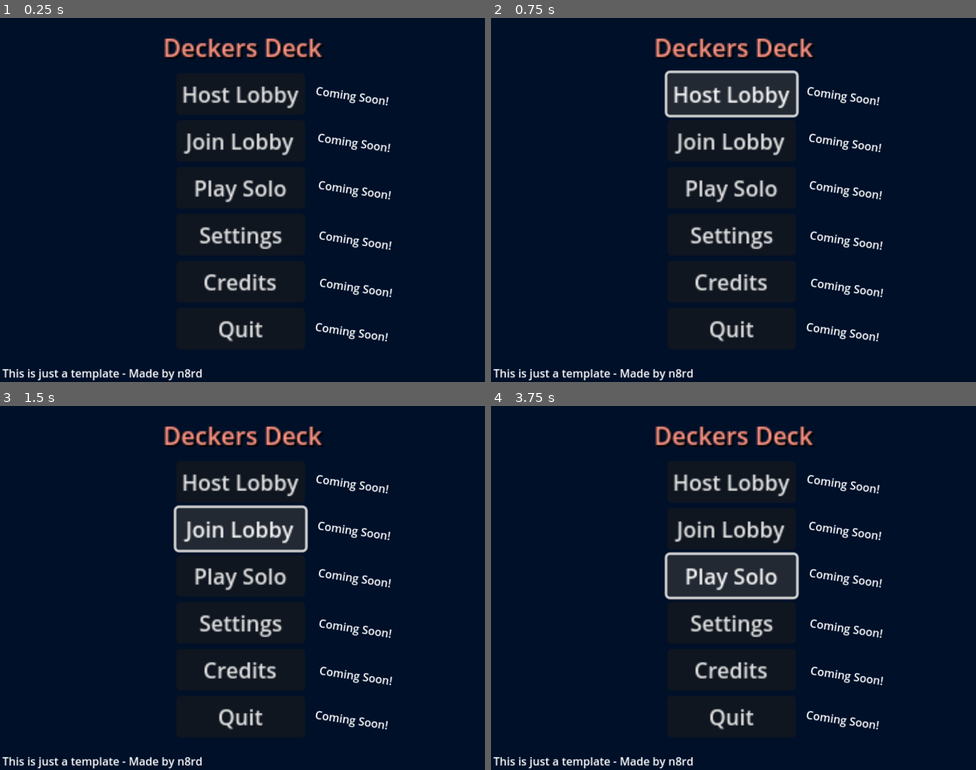
Above: before the commit, frames 1-4 (two rows, left to right).
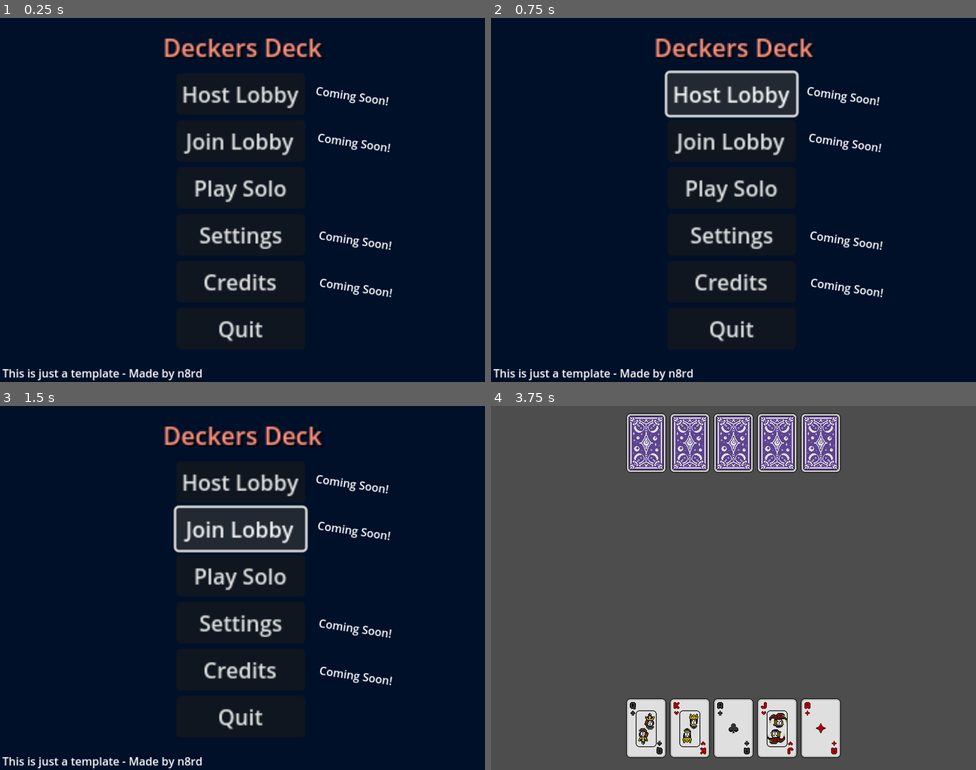
Above: after the commit, the same moments.

Repository: n8rdcontent/deckersdeck
Game: Godot game, scene res://scenes/MainMenu.tscn
Two runs of this game, one before a commit and one after it. Both use one fixed random seed, a clock stepped at 60 frames per second and the inputs below.
Inputs:
- Up to frame 1 (0.25 s): no input
- Up to frame 2 (0.75 s): click "Host Lobby" at 0.5 s
- Up to frame 3 (1.5 s): click "Join Lobby" at 1.25 s
- Up to frame 4 (3.75 s): click "Settings" at 2 s; click "Credits" at 2.75 s; click "Play Solo" at 3.5 s

The runs differ from the first frame. In frame 1, 0.4% of the frame differs, in the area x 65-81%, y 44-89%; in frame 2, 0.4%; in frame 3, 0.4%; in frame 4, 99%, in the area x 0-100%, y 0-100%.

Commit message:
Started working on a solo mode

Diff:
--- a/scenes/MainMenu.tscn
+++ b/scenes/MainMenu.tscn
@@ -1,6 +1,7 @@
-[gd_scene load_steps=2 format=3 uid="uid://b461x0r28au1"]
+[gd_scene load_steps=3 format=3 uid="uid://b461x0r28au1"]
 
 [ext_resource type="Script" path="res://scenes/main_menu.gd" id="1_qrcqn"]
+[ext_resource type="AudioStream" uid="uid://cofyamsctdigr" path="res://assets/sounds/African1.mp3" id="2_hebms"]
 
 [node name="Main Menu" type="Node2D"]
 script = ExtResource("1_qrcqn")
@@ -67,20 +68,6 @@
 pivot_offset = Vector2(52.405, 0)
 text = "Coming Soon!"
 
-[node name="Label5" type="Label" parent="."]
-anchors_preset = 5
-anchor_left = 0.5
-anchor_right = 0.5
-offset_left = 534.0
-offset_top = 270.0
-offset_right = 644.0
-offset_bottom = 293.0
-grow_horizontal = 2
-rotation = 0.148353
-scale = Vector2(1.145, 1.145)
-pivot_offset = Vector2(52.405, 0)
-text = "Coming Soon!"
-
 [node name="Label6" type="Label" parent="."]
 anchors_preset = 5
 anchor_left = 0.5
@@ -103,20 +90,6 @@
 offset_top = 431.0
 offset_right = 646.0
 offset_bottom = 454.0
-grow_horizontal = 2
-rotation = 0.148353
-scale = Vector2(1.145, 1.145)
-pivot_offset = Vector2(52.405, 0)
-text = "Coming Soon!"
-
-[node name="Label8" type="Label" parent="."]
-anchors_preset = 5
-anchor_left = 0.5
-anchor_right = 0.5
-offset_left = 529.0
-offset_top = 504.0
-offset_right = 639.0
-offset_bottom = 527.0
 grow_horizontal = 2
 rotation = 0.148353
 scale = Vector2(1.145, 1.145)
@@ -154,6 +127,10 @@
 layout_mode = 2
 text = "Quit"
 
+[node name="AudioStreamPlayer" type="AudioStreamPlayer" parent="."]
+stream = ExtResource("2_hebms")
+volume_db = 8.432
+
 [connection signal="pressed" from="VBoxContainer/HostLobbyButton" to="." method="_on_host_lobby_button_pressed"]
 [connection signal="pressed" from="VBoxContainer/JoinLobbyButton" to="." method="_on_join_lobby_button_pressed"]
 [connection signal="pressed" from="VBoxContainer/PlaySoloButton" to="." method="_on_play_solo_button_pressed"]
--- /dev/null
+++ b/scenes/SoloGame.tscn
@@ -0,0 +1,45 @@
+[gd_scene load_steps=3 format=3 uid="uid://bvq3rwhyvky67"]
+
+[ext_resource type="Script" path="res://scenes/solo_game.gd" id="1_8kycf"]
+[ext_resource type="AudioStream" uid="uid://cofyamsctdigr" path="res://assets/sounds/African1.mp3" id="2_vkska"]
+
+[node name="SoloGame" type="Node2D"]
+script = ExtResource("1_8kycf")
+
+[node name="Control" type="Control" parent="."]
+layout_mode = 3
+anchors_preset = 0
+offset_right = 800.0
+offset_bottom = 600.0
+
+[node name="PlayerHand" type="HBoxContainer" parent="Control"]
+layout_mode = 1
+offset_left = 222.0
+offset_top = 481.065
+offset_right = 578.0
+offset_bottom = 581.065
+
+[node name="BotHand" type="HBoxContainer" parent="Control"]
+layout_mode = 1
+offset_left = 222.0
+offset_top = 10.72
+offset_right = 578.0
+offset_bottom = 110.72
+
+[node name="DeckArea" type="CenterContainer" parent="Control"]
+layout_mode = 1
+anchors_preset = 8
+anchor_left = 0.5
+anchor_top = 0.5
+anchor_right = 0.5
+anchor_bottom = 0.5
+offset_left = -34.0
+offset_top = -50.0
+offset_right = 34.0
+offset_bottom = 50.0
+grow_horizontal = 2
+grow_vertical = 2
+
+[node name="AudioStreamPlayer" type="AudioStreamPlayer" parent="."]
+stream = ExtResource("2_vkska")
+volume_db = 8.432
--- a/scenes/main_menu.gd
+++ b/scenes/main_menu.gd
@@ -1,5 +1,5 @@
 extends Node2D
-
+@onready var ButtonSound = $AudioStreamPlayer
 
 # Called when the node enters the scene tree for the first time.
 func _ready() -> void:
@@ -14,31 +14,36 @@
 
 func _on_host_lobby_button_pressed() -> void:
 	print("Host Lobby Clicked!")
+	ButtonSound.play()
 
 
 
 func _on_join_lobby_button_pressed() -> void:
 	print("Join Lobby Clicked!")
+	ButtonSound.play()
 
 
 
 func _on_play_solo_button_pressed() -> void:
 	print("Play Solo Clicked!")
+	get_tree().change_scene_to_file("res://scenes/SoloGame.tscn")
 
 
 
 
 func _on_settings_button_pressed() -> void:
 	print("Settings Clicked!")
+	ButtonSound.play()
 
 
 
 
 func _on_credits_pressed() -> void:
 	print("Credits Clicked!")
-
+	ButtonSound.play()
 
 
 
 func _on_quit_button_pressed() -> void:
 	print("Quit Clicked Clicked!")
+	get_tree().quit()
--- /dev/null
+++ b/scenes/solo_game.gd
@@ -0,0 +1,64 @@
+extends Node2D
+@onready var PlayerHand = $Control/PlayerHand
+@onready var BotHand = $Control/BotHand
+@onready var ButtonSound = $AudioStreamPlayer
+
+
+# Called when the node enters the scene tree for the first time.
+# Game State
+var player_hand = []
+var bot_hand = []
+var deck = []
+
+func get_card_texture(card_name: String) -> Texture:
+	# Example: card_name should match the filename (e.g., "2_of_hearts.png")
+	return load("res://assets/sprites/cards/%s.png" % card_name)
+
+
+func _ready():
+	print("Solo mode started!")
+	ButtonSound.play()
+	_initialize_game()
+
+func _initialize_game():
+	# Placeholder: Initialize the deck and hands
+	deck = _create_deck()
+	deck.shuffle()
+	_deal_cards()
+	print("Player Hand: ", player_hand)
+	print("Bot Hand: ", bot_hand)
+
+func _create_deck():
+	# Create a placeholder deck (e.g., numbers 1-10 for simplicity)
+	return ["A.2", "A.4", "A.5", "A.7", "K2", "K4", "K5", "K7", "Q2", "Q4", "Q5", "Q7", "J2", "J4"]
+
+func _deal_cards():
+	# Deal cards to the player and bot
+	for i in range(5):  # Example: 3 cards each
+		var player_card = deck.pop_back()
+		var bot_card = deck.pop_back()
+
+		player_hand.append(player_card)
+		bot_hand.append(bot_card)
+
+		# Add card visuals
+		_add_card_to_hand(PlayerHand, player_card)
+		_add_card_to_hand(BotHand, bot_card, true)
+
+func _add_card_to_hand(hand_node: Node, card_name: String, hidden: bool = false):
+	var card_texture = get_card_texture(card_name)
+	var card_sprite = TextureRect.new()
+	card_sprite.texture = card_texture
+
+	if hidden:
+		# Use a card back texture for hidden cards (e.g., "card_back.png")
+		card_sprite.texture = preload("res://assets/sprites/cards/Back4.png")
+
+	# Add the card sprite to the hand
+	hand_node.add_child(card_sprite)
+
+
+
+# Called every frame. 'delta' is the elapsed time since the previous frame.
+func _process(delta: float) -> void:
+	pass
Not shown, added: assets/sounds/African1.mp3.import
Binary file added: assets/sprites/cards/10.2.png
Not shown, added: assets/sprites/cards/10.2.png.import
Binary file added: assets/sprites/cards/10.4.png
Not shown, added: assets/sprites/cards/10.4.png.import
Binary file added: assets/sprites/cards/10.5.png
Not shown, added: assets/sprites/cards/10.5.png.import
Binary file added: assets/sprites/cards/10.7.png
Not shown, added: assets/sprites/cards/10.7.png.import
Binary file added: assets/sprites/cards/2.2.png
Not shown, added: assets/sprites/cards/2.2.png.import
Binary file added: assets/sprites/cards/2.4.png
(and 108 more such lines)
